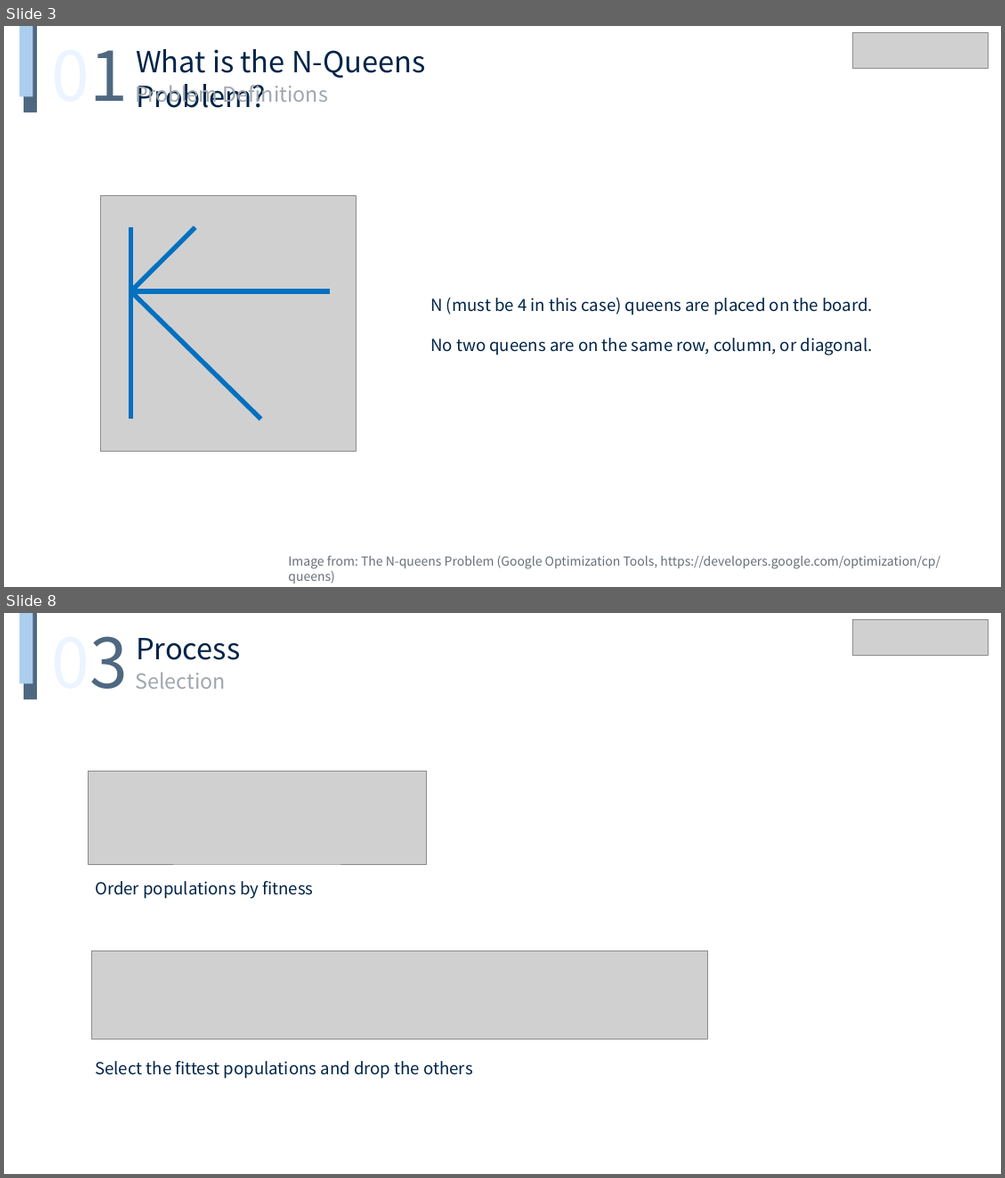
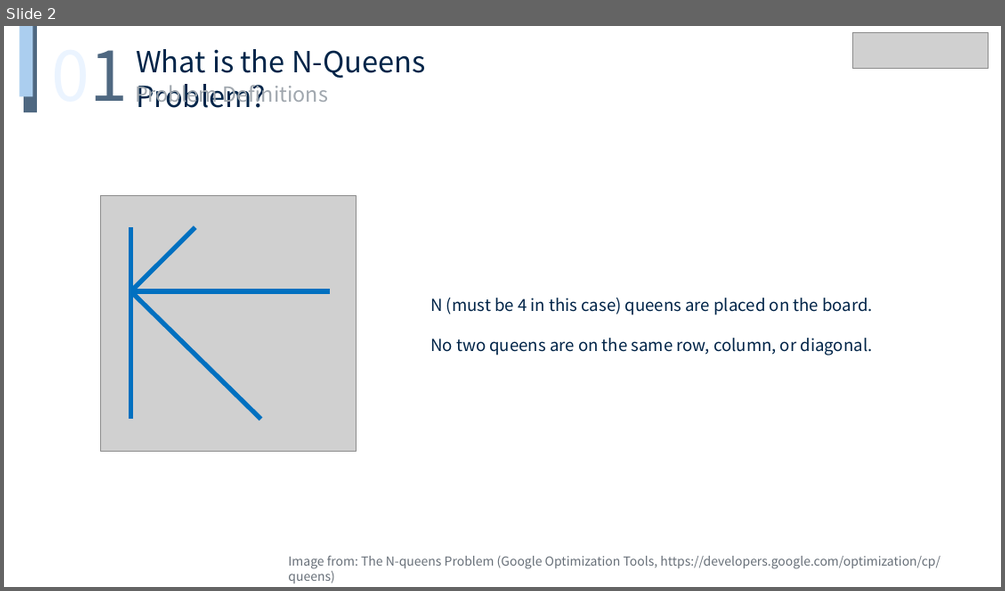
Before and after one commit to rapsealk/GeneticAlgorithm, a slide deck: ppt/NQueens.pptx. Shown one above the other, each under a label of ours: slides 3 and 8 before the commit, slide 2 after it; the slides between them are not shown. The pictures are 1005x1178 and 1005x591 pixels, drawn with LibreOffice and Linux fonts; fonts in the diff are those of the drawing; grey boxes stand for pictures. Boxes give left, top, right and bottom in pixels: in the first picture for what was removed or moved away, otherwise in the second. Text is boxed around its words. In the diff, an @@ line names an element or a change of style, - is before the commit and + after.

```diff
--- a/ppt/NQueens.pptx
+++ b/ppt/NQueens.pptx
@@ slide 8 removed at (x1=4, y1=613, x2=1001, y2=1174), background #FFFFFF @@
@@ group removed at (x1=20, y1=613, x2=240, y2=699): 3 texts, 2 rectangles @@
-03
-Process
-Selection
@@ picture removed at (x1=853, y1=619, x2=988, y2=655) @@
@@ picture removed at (x1=88, y1=771, x2=427, y2=864) @@
@@ text removed at (x1=95, y1=881, x2=313, y2=899) @@
-Order populations by fitness
@@ picture removed at (x1=92, y1=950, x2=708, y2=1038) @@
@@ text removed at (x1=95, y1=1061, x2=472, y2=1078) @@
-Select the fittest populations and drop the others
@@ what was slide 3 is now slide 2 @@
```
Also in this commit, not shown: 4 slides changed, 3 slides added, 4 other slides removed, 3 other files.
